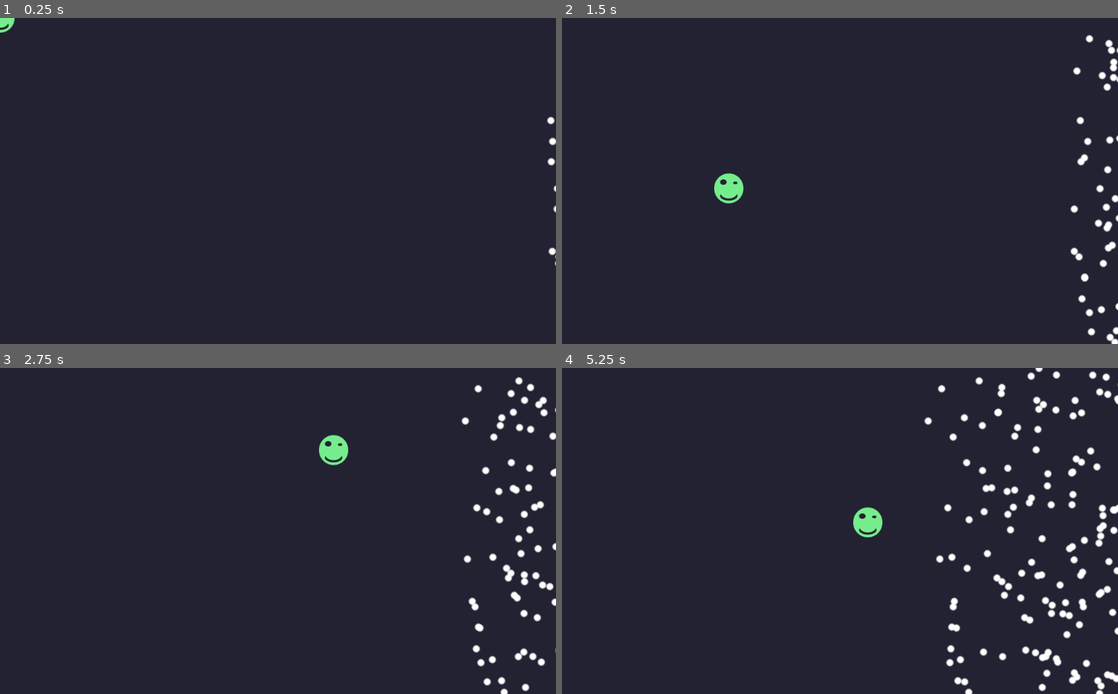
Above: before the commit, frames 1-4 (two rows, left to right).
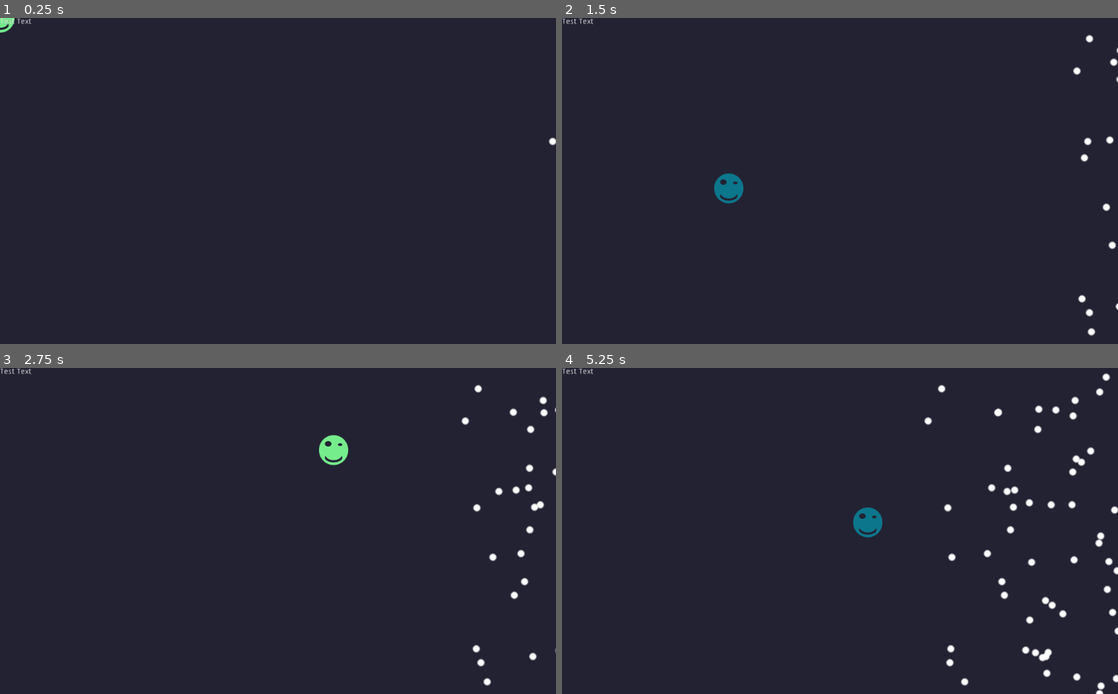
Above: after the commit, the same moments.

Repository: BS-tcsb/2d-bullet-shower
Game: Godot game, scene res://shower.tscn
Two runs of this game, one before a commit and one after it. Both use one fixed random seed, a clock stepped at 60 frames per second and the inputs below.
Inputs (mouse positions are in pixels of both pictures, inside the frame that each line leads up to):
- Up to frame 1 (0.25 s): no input
- Up to frame 2 (1.5 s): move the mouse to (962, 164) at 0.52 s; click (962, 164) at 0.67 s; move the mouse to (728, 197) at 1.27 s; click (728, 197) at 1.42 s
- Up to frame 3 (2.75 s): move the mouse to (333, 459) at 2.02 s; click (333, 459) at 2.17 s
- Up to frame 4 (5.25 s): move the mouse to (812, 596) at 2.77 s; click (812, 596) at 2.92 s; move the mouse to (1006, 579) at 3.52 s; click (1006, 579) at 3.67 s; move the mouse to (673, 482) at 4.27 s; click (673, 482) at 4.42 s; move the mouse to (867, 531) at 5.02 s; click (867, 531) at 5.17 s

The runs differ from the first frame. In frame 1, 0.2% of the frame differs, in the area x 0-100%, y 0-77%; in frame 2, 1.1%; in frame 3, 1.2%; in frame 4, 2.4%, in the area x 0-100%, y 0-100%.

Commit message:
Label+shield

Diff:
--- a/bullets.gd
+++ b/bullets.gd
@@ -4,7 +4,7 @@
 # efficient than using instancing and nodes, but requires more programming and
 # is less visual. Bullets are managed together in the `bullets.gd` script.
 
-const BULLET_COUNT = 500
+const BULLET_COUNT = 200
 const SPEED_MIN = 20
 const SPEED_MAX = 80
 
--- a/player.gd
+++ b/player.gd
@@ -8,26 +8,37 @@
 var touching = 0
 
 onready var sprite = $AnimatedSprite
-
+onready var original
+onready var blue = false
+onready var health = 15
 
 func _ready():
 	# The player follows the mouse cursor automatically, so there's no point
 	# in displaying the mouse cursor.
 	Input.set_mouse_mode(Input.MOUSE_MODE_HIDDEN)
+	original = sprite.modulate
 
 
 func _input(event):
 	if event is InputEventMouseMotion:
 		position = event.position - Vector2(0, 16)
-
+	if event is InputEventMouseButton:
+		if event.pressed:
+			sprite.modulate = Color(0.1,0.50,1)
+			blue = true
+		else:
+			sprite.modulate = modulate
+			blue = false
 
 func _on_body_shape_entered(_body_id, _body, _body_shape, _local_shape):
 	touching += 1
-	if touching >= 1:
+	if touching >= 1: #and blue == false:
 		sprite.frame = 1
+		health = health - 1
+		print (health)
 
 
 func _on_body_shape_exited(_body_id, _body, _body_shape, _local_shape):
 	touching -= 1
-	if touching == 0:
+	if touching == 0: #or blue == true:
 		sprite.frame = 0
--- a/shower.tscn
+++ b/shower.tscn
@@ -30,5 +30,13 @@
 [node name="CollisionShape2D" type="CollisionShape2D" parent="Player"]
 shape = SubResource( 2 )
 
+[node name="Label" type="Label" parent="."]
+margin_right = 138.0
+margin_bottom = 33.0
+text = "Test Text"
+__meta__ = {
+"_edit_use_anchors_": false
+}
+
 [connection signal="body_shape_entered" from="Player" to="Player" method="_on_body_shape_entered"]
 [connection signal="body_shape_exited" from="Player" to="Player" method="_on_body_shape_exited"]
